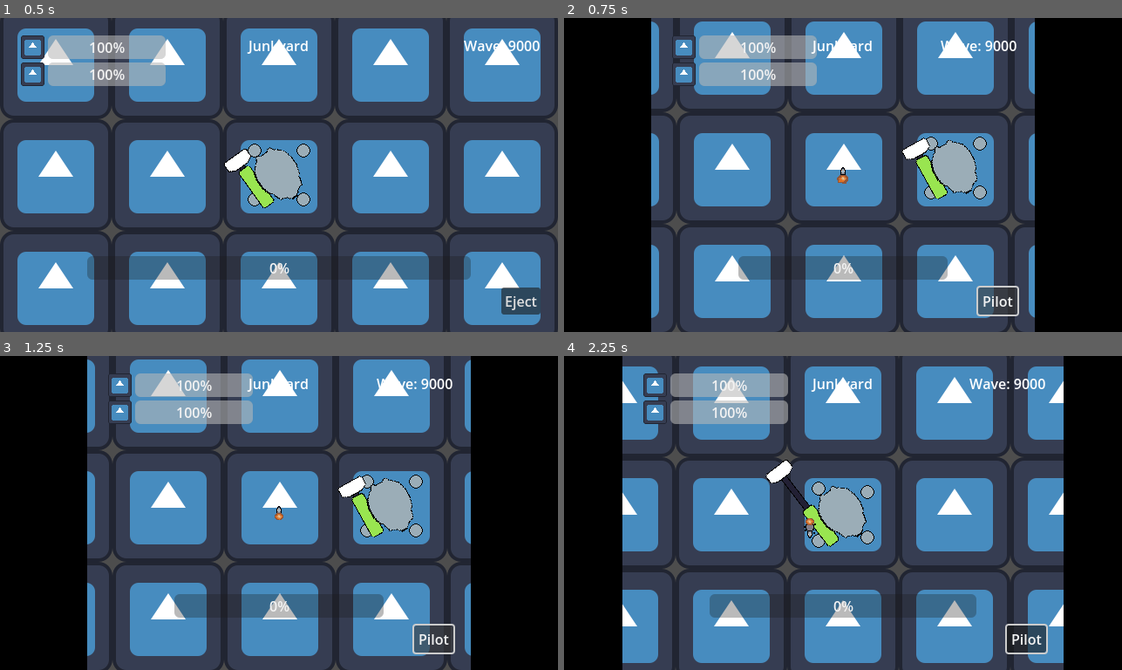
Above: before the commit, frames 1-4 (two rows, left to right).
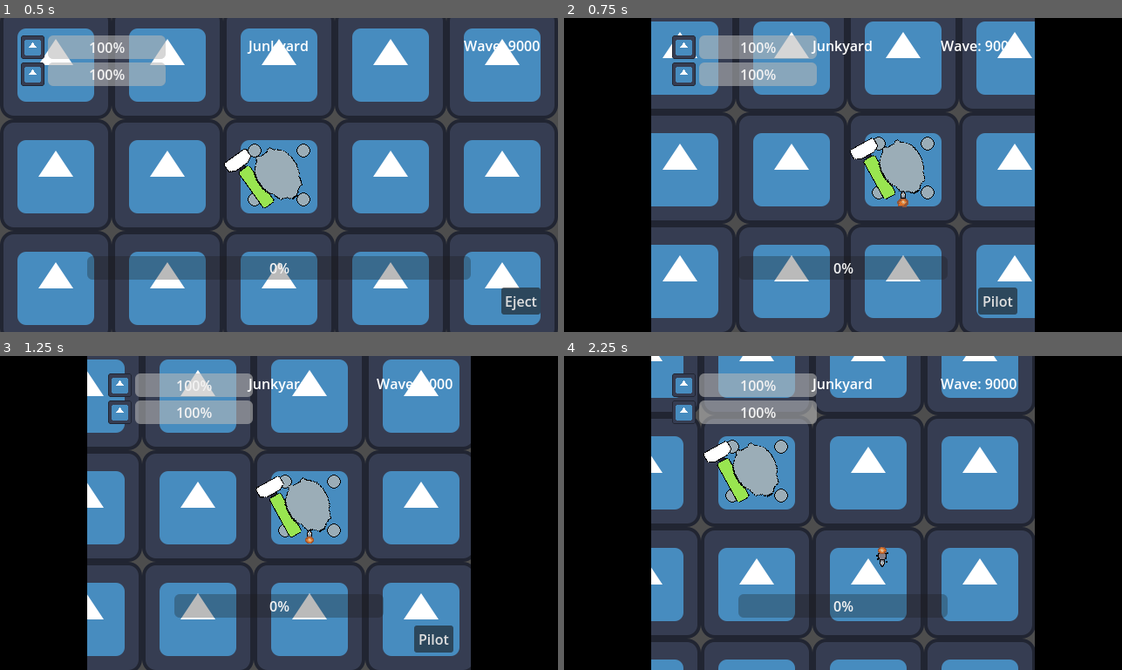
Above: after the commit, the same moments.

Repository: LaffertyDev/junkyard-brawl
Game: Godot game, scene res://src/game.tscn
Two runs of this game, one before a commit and one after it. Both use one fixed random seed, a clock stepped at 60 frames per second and the inputs below. The engine's default icon, where the game draws it, is replaced by a stand-in: a white triangle on a blue panel in a dark square.
Inputs (mouse positions are in pixels of both pictures, inside the frame that each line leads up to):
- Up to frame 1 (0.5 s): no input
- Up to frame 2 (0.75 s): click "Eject" at 0.5 s
- Up to frame 3 (1.25 s): no input
- Up to frame 4 (2.25 s): move the mouse to (965, 497) at 1.27 s; hold D (move_right) 1.28-2.03 s; hold Space (action_primary) 1.28-2.03 s; move the mouse to (731, 528) at 2.02 s; hold S (move_backward) from 2.03 s (still down); tap Space (action_primary) at 2.1 s

Frame 1 is identical in both runs. In frame 2, 35% of the frame differs, in the area x 15-85%, y 0-100%; in frame 3, 35%; in frame 4, 60%, in the area x 10-90%, y 0-100%.

Commit message:
freek now spawns on max

Diff:
--- a/project.godot
+++ b/project.godot
@@ -55,6 +55,10 @@
 ]
 }
 
+[layer_names]
+
+2d_physics/layer_16="Freek_Interaction_Area"
+
 [rendering]
 
 textures/canvas_textures/default_texture_filter=0
--- a/src/Characters/Freek/States/piloting.gd
+++ b/src/Characters/Freek/States/piloting.gd
@@ -11,3 +11,6 @@
 func exit():
 	freek_player.show()
 	freek_player._freek_camera.enabled = true
+	var max_node = get_tree().get_nodes_in_group("max")[0]
+	freek_player.position = max_node.position
+	freek_player.position.y += 35
--- a/src/Characters/Freek/freek.tscn
+++ b/src/Characters/Freek/freek.tscn
@@ -12,6 +12,7 @@
 height = 18.0
 
 [node name="Freek" type="CharacterBody2D"]
+collision_layer = 32769
 script = ExtResource("1_r4tme")
 
 [node name="CollisionShape2D" type="CollisionShape2D" parent="."]
--- a/src/Characters/Max/max.gd
+++ b/src/Characters/Max/max.gd
@@ -13,6 +13,9 @@
 @onready var _torso: Node2D = %max_torso
 @onready var _hammer: AnimatedSprite2D = %max_hammer
 
+func _ready() -> void:
+	add_to_group("max")
+
 func _physics_process(delta: float) -> void:
 	if PlayerState.current_pilot_state == Enums.PilotState.Piloting:
 		var target_angle = get_global_mouse_position().angle_to_point(self.position) - (PI / 2)
@@ -23,3 +26,10 @@
 			_hammer.animation = "engage"
 		else:
 			_hammer.animation = "idle"
+
+
+func _on_freek_enter_radius_body_entered(_body: Node2D) -> void:
+	PlayerState.is_freek_near_max = true
+
+func _on_freek_enter_radius_body_exited(_body: Node2D) -> void:
+	PlayerState.is_freek_near_max = false
--- a/src/Characters/Max/max.tscn
+++ b/src/Characters/Max/max.tscn
@@ -16,6 +16,9 @@
 height = 100.0
 
 [sub_resource type="CompressedTexture2D" id="CompressedTexture2D_rl2ex"]
+
+[sub_resource type="CircleShape2D" id="CircleShape2D_5j42g"]
+radius = 90.0
 
 [node name="max" type="CharacterBody2D"]
 script = ExtResource("1_enr7n")
@@ -77,3 +80,13 @@
 
 [node name="MaxCamera" type="Camera2D" parent="."]
 unique_name_in_owner = true
+
+[node name="FreekEnterRadius" type="Area2D" parent="."]
+collision_layer = 0
+collision_mask = 32768
+
+[node name="CollisionShape2D" type="CollisionShape2D" parent="FreekEnterRadius"]
+shape = SubResource("CircleShape2D_5j42g")
+
+[connection signal="body_entered" from="FreekEnterRadius" to="." method="_on_freek_enter_radius_body_entered"]
+[connection signal="body_exited" from="FreekEnterRadius" to="." method="_on_freek_enter_radius_body_exited"]
--- a/src/Characters/PlayerState.gd
+++ b/src/Characters/PlayerState.gd
@@ -2,6 +2,8 @@
 
 var current_pilot_state = Enums.PilotState.Piloting
 
+var is_freek_near_max: bool = false
+
 func SetPilotState(state_to_be: Enums.PilotState) -> void:
 	current_pilot_state = state_to_be
 	pass
--- /dev/null
+++ b/src/game.gd
@@ -0,0 +1 @@
+extends Node2D
--- a/src/game.tscn
+++ b/src/game.tscn
@@ -1,11 +1,13 @@
-[gd_scene load_steps=5 format=3 uid="uid://btutvf1fatmwy"]
+[gd_scene load_steps=6 format=3 uid="uid://btutvf1fatmwy"]
 
+[ext_resource type="Script" path="res://src/game.gd" id="1_5h0ui"]
 [ext_resource type="PackedScene" uid="uid://8d0tvl7vuu6" path="res://src/Arena.tscn" id="1_len5e"]
 [ext_resource type="PackedScene" uid="uid://c7rfvjpqsmeb8" path="res://src/Characters/Max/max.tscn" id="1_x8fa0"]
 [ext_resource type="PackedScene" uid="uid://bog6h6vlxchda" path="res://src/Characters/Freek/freek.tscn" id="2_px2hi"]
 [ext_resource type="PackedScene" uid="uid://tr3eddb5yvvm" path="res://src/HUD.tscn" id="4_5g130"]
 
 [node name="Node2D" type="Node2D"]
+script = ExtResource("1_5h0ui")
 
 [node name="Arena" parent="." instance=ExtResource("1_len5e")]
 
@@ -17,3 +19,4 @@
 [node name="CanvasLayer" type="CanvasLayer" parent="."]
 
 [node name="Hud" parent="CanvasLayer" instance=ExtResource("4_5g130")]
+unique_name_in_owner = true
--- a/src/hud.gd
+++ b/src/hud.gd
@@ -1,4 +1,4 @@
-extends Control
+class_name HUD extends Control
 
 @onready var _eject_button: Button = %ButtonEject
 @onready var _margin_container: MarginContainer = %GuiPanelMargin
@@ -11,10 +11,18 @@
 func _ready() -> void:
 	pass # Replace with function body.
 
-
-# Called every frame. 'delta' is the elapsed time since the previous frame.
 func _process(_delta: float) -> void:
-	pass
+	if PlayerState.current_pilot_state == Enums.PilotState.Piloting:
+		_eject_button.disabled = false
+		print("Show")
+		_eject_button.show()
+	if PlayerState.current_pilot_state == Enums.PilotState.Ejected:
+		if PlayerState.is_freek_near_max:
+			_eject_button.disabled = false
+			_eject_button.show()
+		else:
+			_eject_button.disabled = true
+			_eject_button.hide()
 
 func _on_button_eject_pressed() -> void:
 	if PlayerState.current_pilot_state == Enums.PilotState.Ejected:
Not shown: 1 places in src/Characters/Max/max.tscn that only renumber resources
Not shown, changed: todo.md
